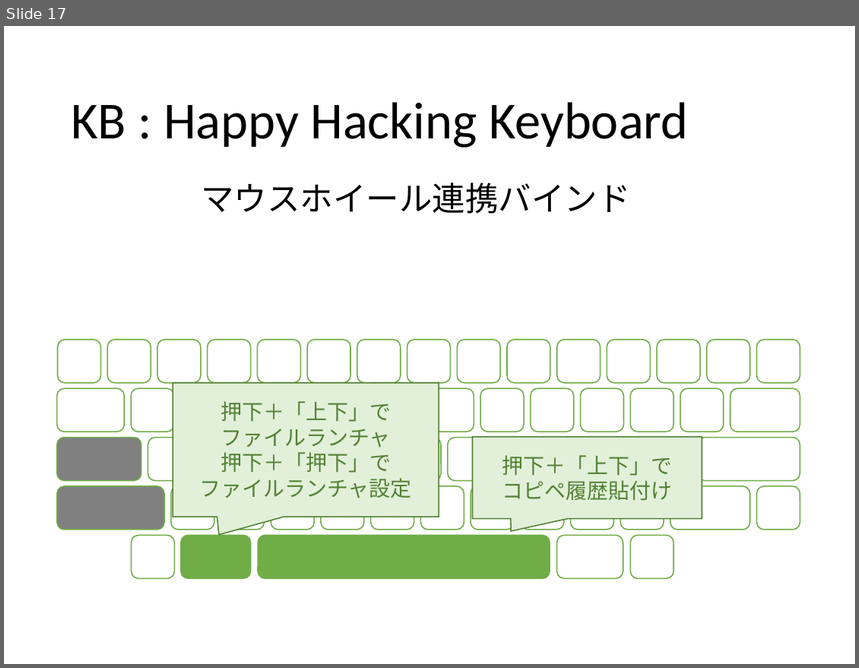
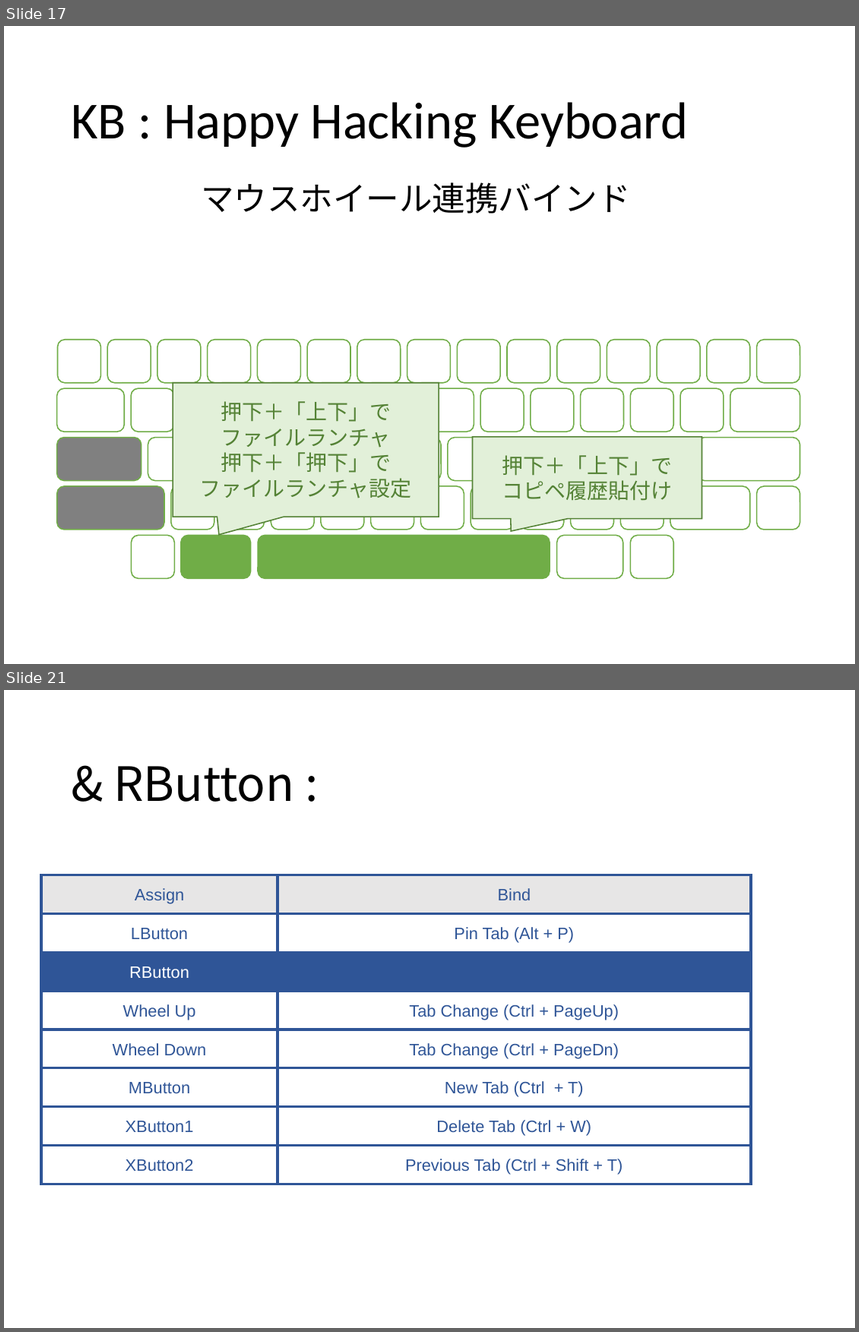
Before and after one commit to ittooo66/myAHK, a slide deck: MANUAL.pptx. Shown one above the other, each under a label of ours: slide 17 before the commit, slides 17 and 21 after it; the slides between them are not shown. The pictures are 859x668 and 859x1332 pixels, drawn with LibreOffice and Linux fonts; fonts in the diff are those of the drawing. Boxes give left, top, right and bottom in pixels: in the first picture for what was removed or moved away, otherwise in the second. Text is boxed around its words. In the diff, an @@ line names an element or a change of style, - is before the commit and + after.

```diff
--- a/MANUAL.pptx
+++ b/MANUAL.pptx
@@ slide 21 added at (4, 690, 855, 1328), background #FFFFFF @@
@@ title added at (113, 766, 294, 802), 40 pt, text #000000 @@
+& RButton :
@@ rectangle added at (41, 875, 278, 913), fill #E7E6E6, outline #2F5597 2.25 pt, 14 pt, text #2F5597 @@
+Assign
@@ rectangle added at (278, 875, 751, 913), fill #E7E6E6, outline #2F5597 2.25 pt, 14 pt, text #2F5597 @@
+Bind
@@ rectangle added at (41, 914, 278, 952), fill #FFFFFF, outline #2F5597 2.25 pt, 14 pt, text #2F5597 @@
+LButton
@@ rectangle added at (278, 914, 751, 952), fill #FFFFFF, outline #2F5597 2.25 pt, 14 pt, text #2F5597 @@
+Pin Tab (Alt + P)
@@ rectangle added at (41, 952, 278, 990), fill #2F5597, outline #2F5597 2.25 pt, 14 pt, text #FFFFFF @@
+RButton
@@ rectangle added at (278, 952, 751, 990), fill #2F5597, outline #2F5597 2.25 pt @@
@@ rectangle added at (41, 991, 278, 1030), fill #FFFFFF, outline #2F5597 2.25 pt, 14 pt, text #2F5597 @@
+Wheel Up
@@ rectangle added at (278, 991, 751, 1030), fill #FFFFFF, outline #2F5597 2.25 pt, 14 pt, text #2F5597 @@
+Tab Change (Ctrl + PageUp)
@@ rectangle added at (41, 1030, 278, 1068), fill #FFFFFF, outline #2F5597 2.25 pt, 14 pt, text #2F5597 @@
+Wheel Down
@@ rectangle added at (278, 1030, 751, 1068), fill #FFFFFF, outline #2F5597 2.25 pt, 14 pt, text #2F5597 @@
+Tab Change (Ctrl + PageDn)
@@ rectangle added at (41, 1068, 278, 1106), fill #FFFFFF, outline #2F5597 2.25 pt, 14 pt, text #2F5597 @@
+MButton
@@ rectangle added at (278, 1068, 751, 1106), fill #FFFFFF, outline #2F5597 2.25 pt, 14 pt, text #2F5597 @@
+New Tab (Ctrl + T)
@@ rectangle added at (41, 1107, 278, 1145), fill #FFFFFF, outline #2F5597 2.25 pt, 14 pt, text #2F5597 @@
+XButton1
@@ rectangle added at (278, 1107, 751, 1145), fill #FFFFFF, outline #2F5597 2.25 pt, 14 pt, text #2F5597 @@
+Delete Tab (Ctrl + W)
@@ rectangle added at (41, 1145, 278, 1184), fill #FFFFFF, outline #2F5597 2.25 pt, 14 pt, text #2F5597 @@
+XButton2
@@ rectangle added at (278, 1145, 751, 1184), fill #FFFFFF, outline #2F5597 2.25 pt, 14 pt, text #2F5597 @@
+Previous Tab (Ctrl + Shift + T)
```
Also in this commit, not shown: 6 slides changed, 5 other slides added, 5 slides removed, 2 other files.
